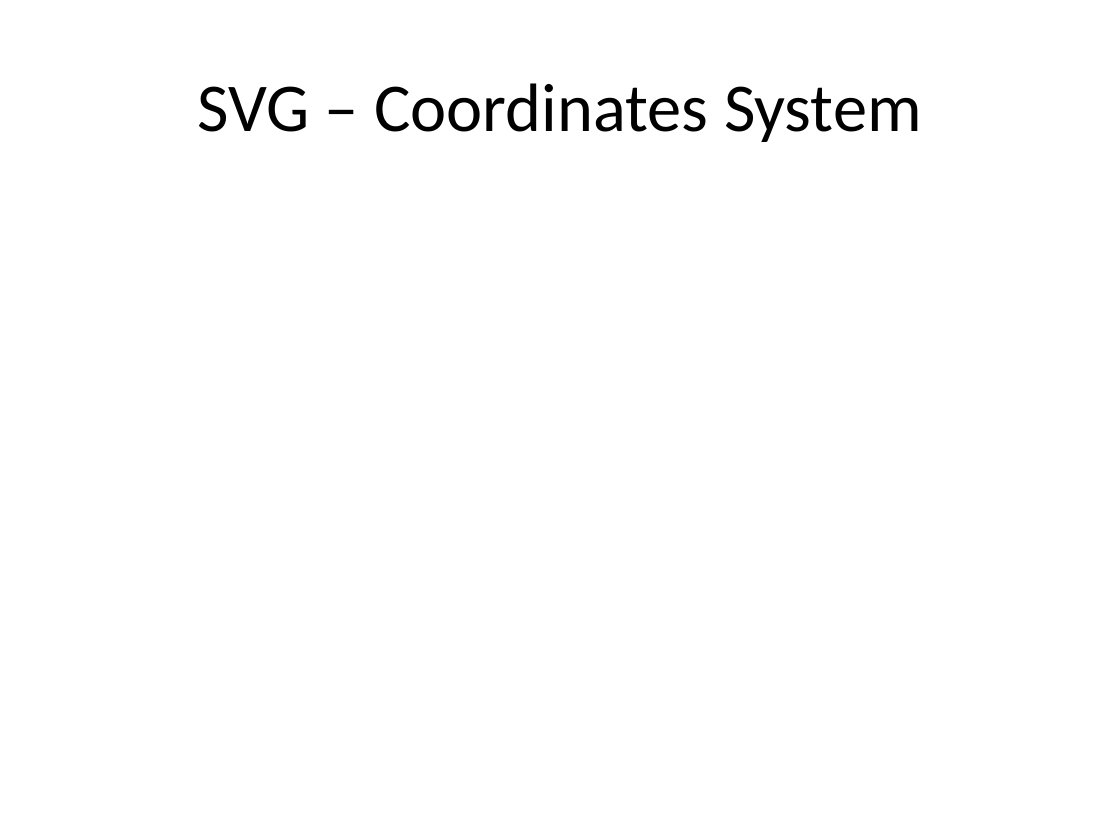
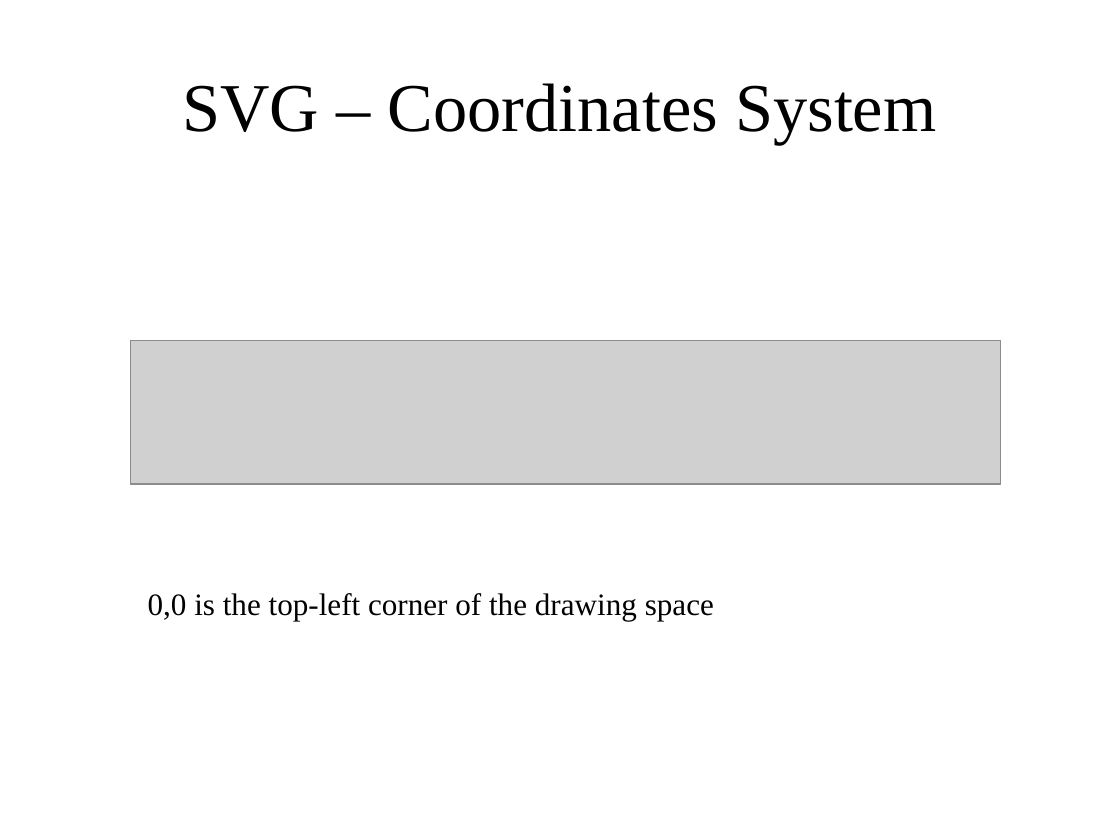
Before and after one commit to Chunyulo/share, a slide deck: slide 7 of d3-share.pptx. Drawn at 1120x840 pixels with LibreOffice and Linux fonts; fonts in the diff are those of the drawing; grey boxes stand for pictures. Boxes give left, top, right and bottom in pixels: in the first picture for what was removed or moved away, otherwise in the second. Text is boxed around its words. In the diff, an @@ line names an element or a change of style, - is before the commit and + after.

Commit message:
modified in 2014/09/01

```diff
--- a/d3-share.pptx
+++ b/d3-share.pptx
@@ title "SVG – Coordinates System" at bbox=[182, 83, 936, 144]: font Calibri to Times New Roman @@
@@ picture added at bbox=[131, 340, 1001, 484] @@
@@ text added at bbox=[148, 593, 714, 621], 20 pt, text #000000 @@
+0,0 is the top-left corner of the drawing space
```
Also in this commit, not shown: 2 other slides changed.
